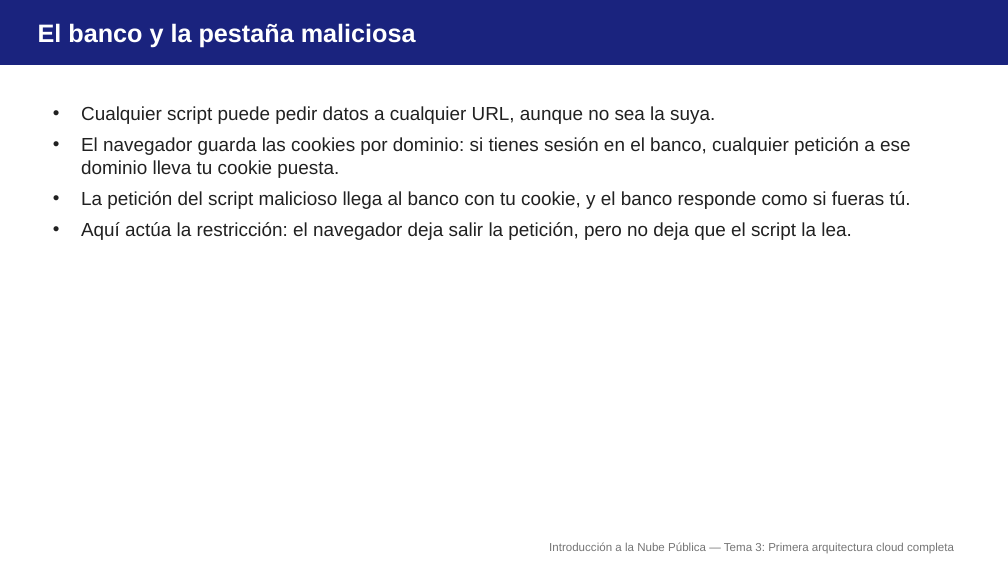
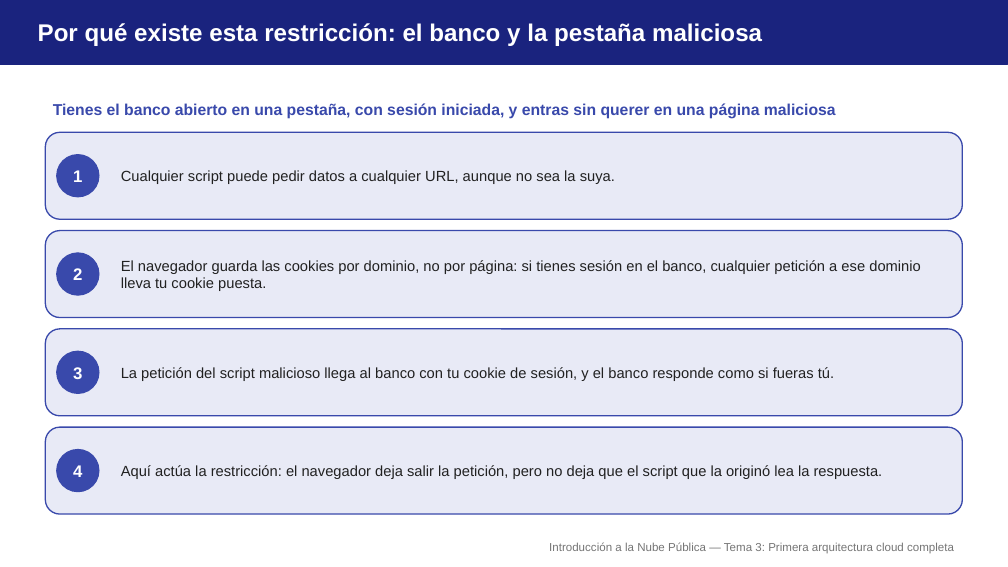
Before and after one commit to aitorventura/introduccion-nube, a slide deck: slide 5 of docs/tema3/diapositivas/arquitectura-completa.pptx (slide 6 before the commit). Drawn at 1008x567 pixels with LibreOffice and Linux fonts; fonts in the diff are those of the drawing. Boxes give left, top, right and bottom in pixels: in the first picture for what was removed or moved away, otherwise in the second. Text is boxed around its words. In the diff, an @@ line names an element or a change of style, - is before the commit and + after.

Commit message:
Rehace visualmente las diapositivas de Temas 1 a 5
Reconstruye los decks de primer-contacto-aws, vpc-diseno, seguridad-red,
maquinas-virtuales, almacenamiento, bases-datos-gestionadas,
arquitectura-completa, alta-disponibilidad-escalado, dns-https-cdn,
monitorizacion-operacion, iam-aplicado y economia-nube con tarjetas,
tablas y diagramas nativos en vez de listados de texto, revisadas a
90dpi para descartar solapamientos.

```diff
--- a/docs/tema3/diapositivas/arquitectura-completa.pptx
+++ b/docs/tema3/diapositivas/arquitectura-completa.pptx
@@ text at <box>38,23,762,46</box>: text changed; size 24 to 23 pt @@
-El banco y la pestaña maliciosa
+Por qué existe esta restricción: el banco y la pestaña maliciosa
@@ text "Tienes el banco abierto en ..." at <box>53,103,836,119</box>: vertical alignment top to middle @@
@@ text at <box>53,103,836,119</box>: text changed; size 18 to 15 pt; text colour #212121 to #3949AB; bold on @@
-• Cualquier script puede pedir datos a cualquier URL, aunque no sea la suya.
-• El navegador guarda las cookies por dominio: si tienes sesión en el banco, cualquier petición a ese dominio lleva tu cookie puesta.
-• La petición del script malicioso llega al banco con tu cookie, y el banco responde como si fueras tú.
-• Aquí actúa la restricción: el navegador deja salir la petición, pero no deja que el script la lea.
+Tienes el banco abierto en una pestaña, con sesión iniciada, y entras sin querer en una página maliciosa
@@ rounded rectangle added at <box>45,132,963,219</box>, fill #E8EAF6, outline #3949AB 1.25 pt @@
@@ ellipse added at <box>57,154,99,197</box>, fill #3949AB, outline #3949AB 1 pt @@
@@ text added at <box>73,170,82,182</box>, 16 pt, text #FFFFFF, bold @@
+1
@@ text added at <box>121,170,615,184</box>, 14 pt, text #212121 @@
+Cualquier script puede pedir datos a cualquier URL, aunque no sea la suya.
@@ rounded rectangle added at <box>45,231,963,318</box>, fill #E8EAF6, outline #3949AB 1.25 pt @@
@@ ellipse added at <box>57,253,99,296</box>, fill #3949AB, outline #3949AB 1 pt @@
@@ text added at <box>73,268,82,280</box>, 16 pt, text #FFFFFF, bold @@
+2
@@ text added at <box>121,260,921,291</box>, 14 pt, text #212121 @@
+El navegador guarda las cookies por dominio, no por página: si tienes sesión en el banco, cualquier petición a ese dominio lleva tu cookie puesta.
@@ rounded rectangle added at <box>45,329,963,416</box>, fill #E8EAF6, outline #3949AB 1.25 pt @@
@@ ellipse added at <box>57,351,99,393</box>, fill #3949AB, outline #3949AB 1 pt @@
@@ text added at <box>73,367,82,379</box>, 16 pt, text #FFFFFF, bold @@
+3
@@ text added at <box>121,367,834,381</box>, 14 pt, text #212121 @@
+La petición del script malicioso llega al banco con tu cookie de sesión, y el banco responde como si fueras tú.
@@ rounded rectangle added at <box>45,427,963,514</box>, fill #E8EAF6, outline #3949AB 1.25 pt @@
@@ ellipse added at <box>57,450,99,492</box>, fill #3949AB, outline #3949AB 1 pt @@
@@ text added at <box>73,465,82,477</box>, 16 pt, text #FFFFFF, bold @@
+4
@@ text added at <box>121,465,883,479</box>, 14 pt, text #212121 @@
+Aquí actúa la restricción: el navegador deja salir la petición, pero no deja que el script que la originó lea la respuesta.
```
Also in this commit, not shown: 10 other slides changed, 1 slide added, 3 slides removed, 23 other files.
